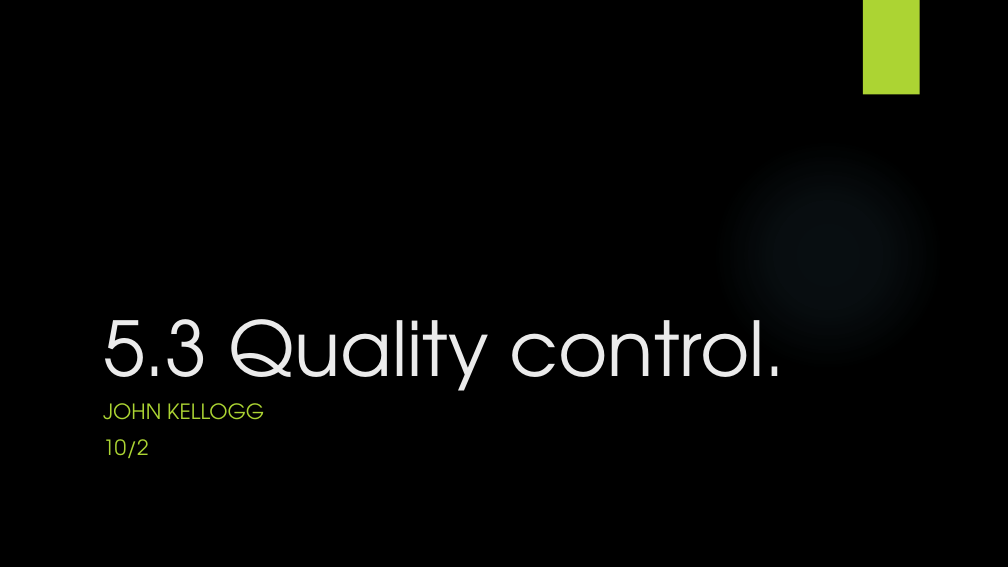
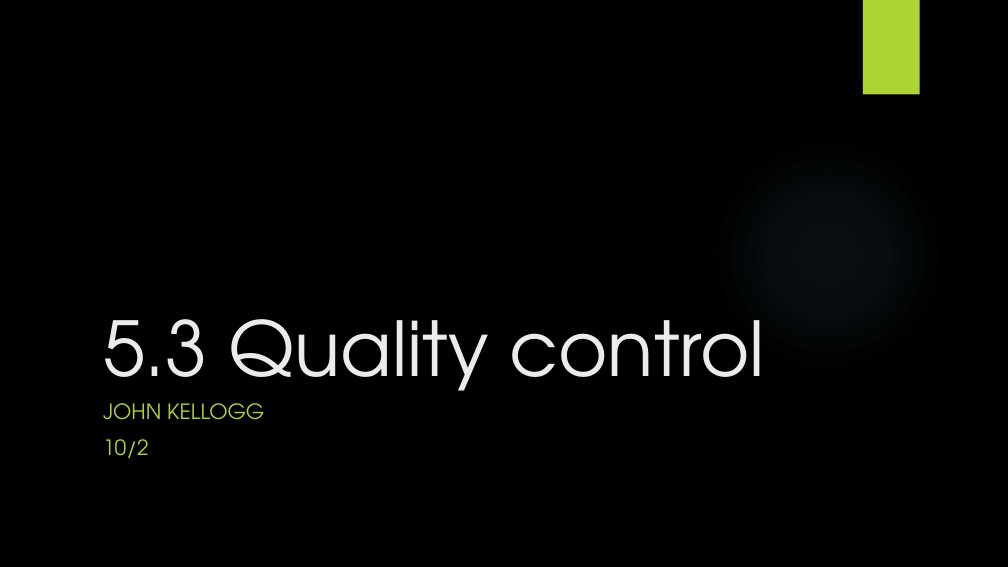
Before and after one commit to kelloggjohnd/Data606, a slide deck: slide 1 of DATA 606 Presentation.pptx. Drawn at 1008x567 pixels with LibreOffice and Linux fonts; fonts in the diff are those of the drawing; background and template pictures are left out. Boxes give left, top, right and bottom in pixels: in the first picture for what was removed or moved away, otherwise in the second. Text is boxed around its words. In the diff, an @@ line names an element or a change of style, - is before the commit and + after.

```diff
--- a/DATA 606 Presentation.pptx
+++ b/DATA 606 Presentation.pptx
@@ title at bbox=[103, 319, 764, 410]: text changed @@
-5.3 Quality control.
+5.3 Quality control
```
Also in this commit, not shown: 2 other slides changed, 1 slide removed.
